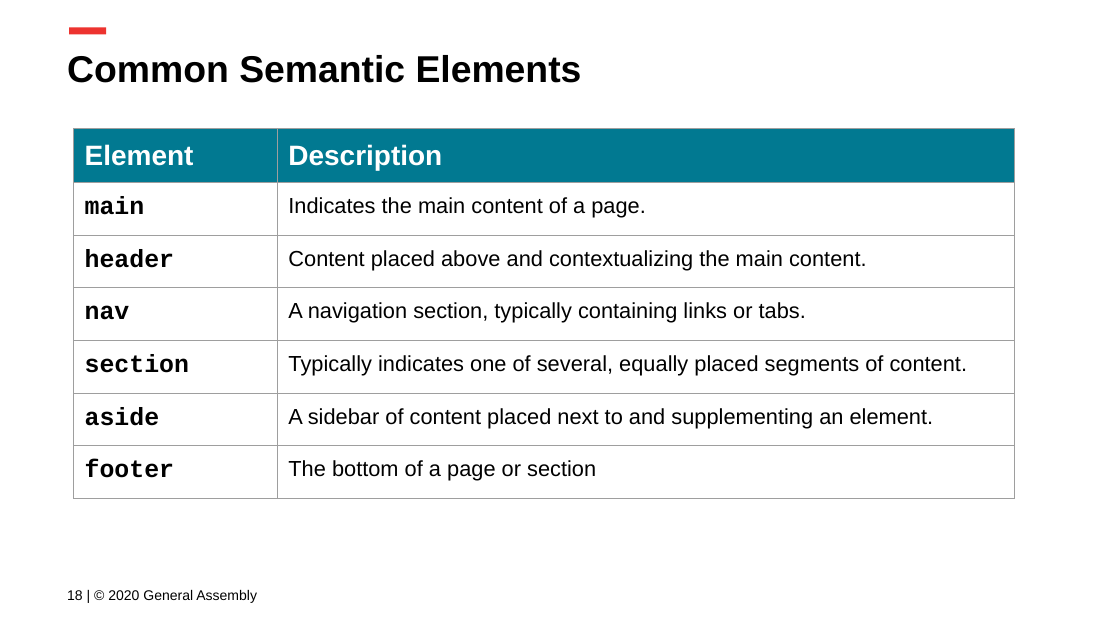
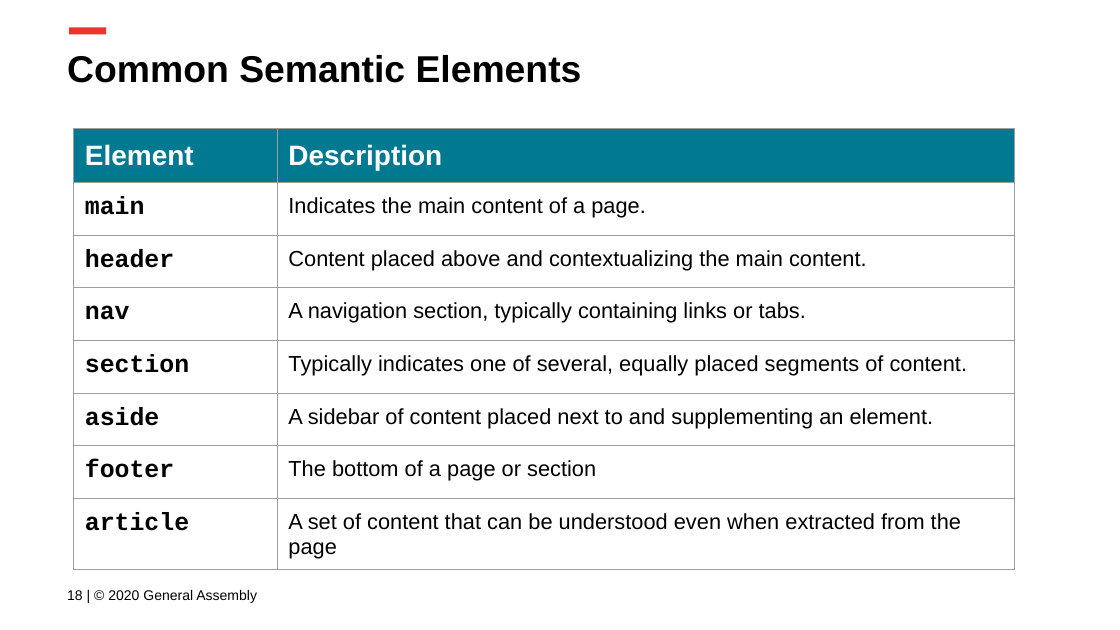
Before and after one commit to FEWD2022/Curriculum011822, a slide deck: slide 18 of Lesson Decks/02 CSS Basics - FEWD 3.2.pptx. Drawn at 1120x630 pixels with LibreOffice and Linux fonts; fonts in the diff are those of the drawing; background and template pictures are left out. Boxes give left, top, right and bottom in pixels: in the first picture for what was removed or moved away, otherwise in the second. Text is boxed around its words. In the diff, an @@ line names an element or a change of style, - is before the commit and + after.

```diff
--- a/Lesson Decks/02 CSS Basics - FEWD 3.2.pptx
+++ b/Lesson Decks/02 CSS Basics - FEWD 3.2.pptx
@@ table at (x1=74, y1=129, x2=1016, y2=576) @@
+row 8: article | A set of content that can be understood even when extracted from the page
```
Also in this commit, not shown: 1 other slide changed, 1 other file.
